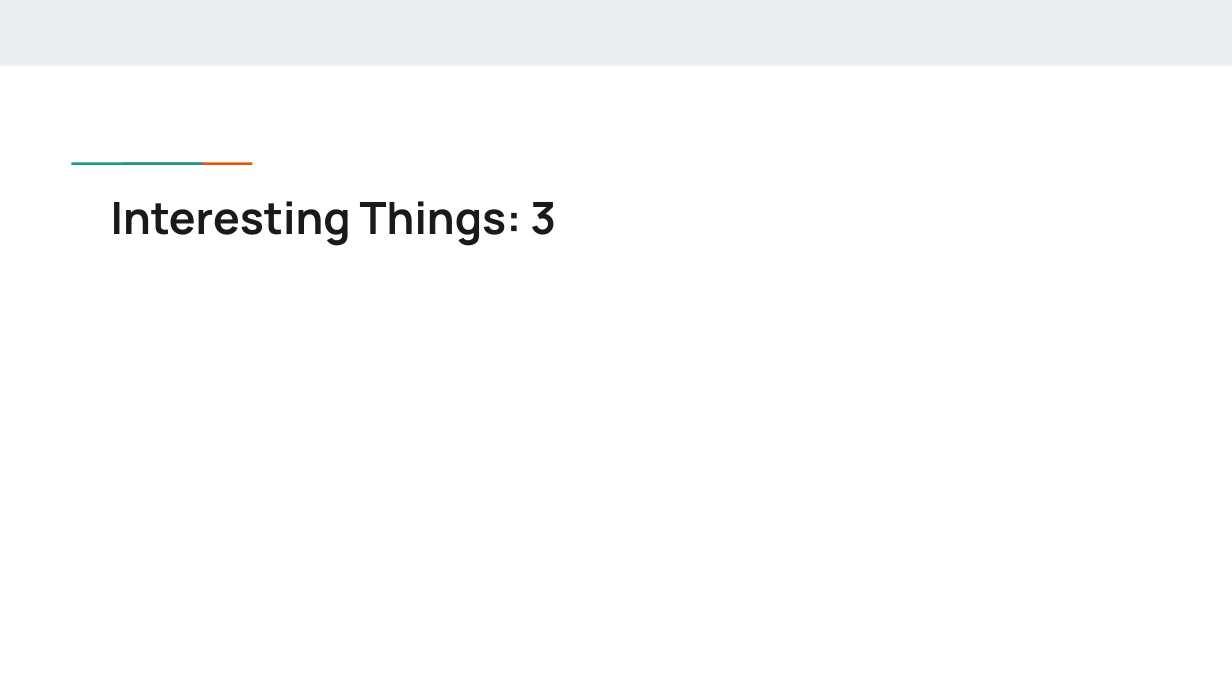
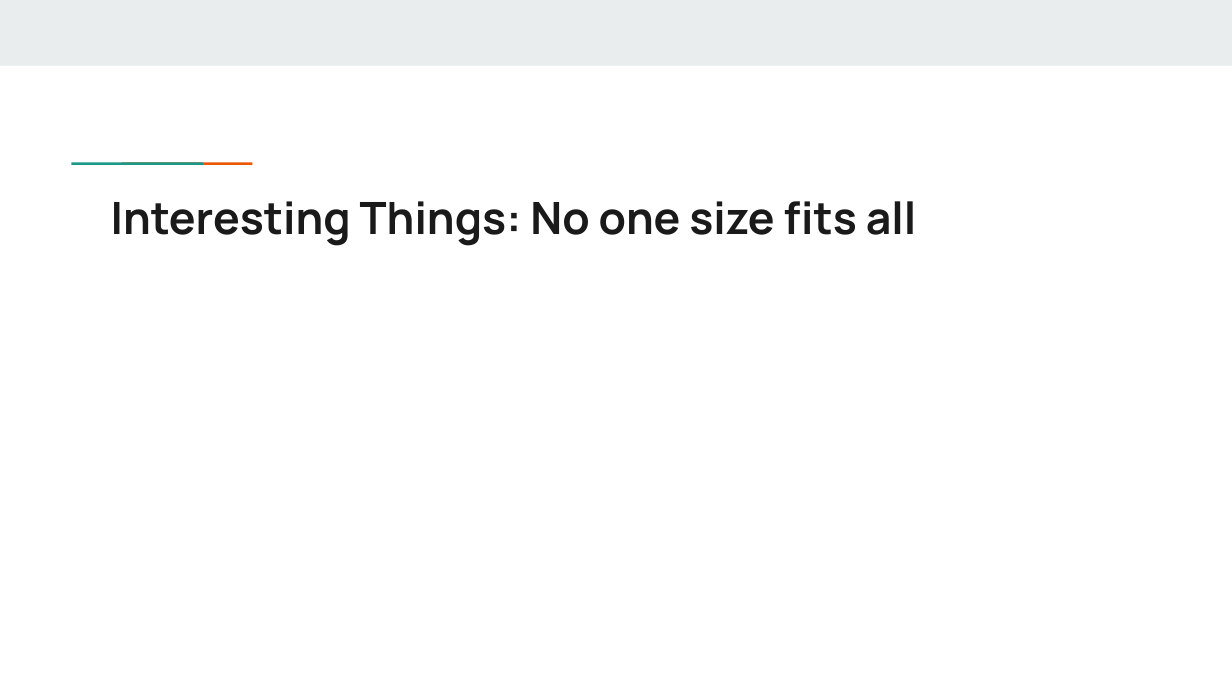
Before and after one commit to JViehman/NationalParks, a slide deck: slide 4 of Presentations/Presentation04.pptx. Drawn at 1232x693 pixels with LibreOffice and Linux fonts; fonts in the diff are those of the drawing. Boxes give left, top, right and bottom in pixels: in the first picture for what was removed or moved away, otherwise in the second. Text is boxed around its words. In the diff, an @@ line names an element or a change of style, - is before the commit and + after.

```diff
--- a/Presentations/Presentation04.pptx
+++ b/Presentations/Presentation04.pptx
@@ title at (x1=111, y1=201, x2=917, y2=246): text changed @@
-Interesting Things: 3
+Interesting Things: No one size fits all
```
Also in this commit, not shown: 5 other slides changed.
